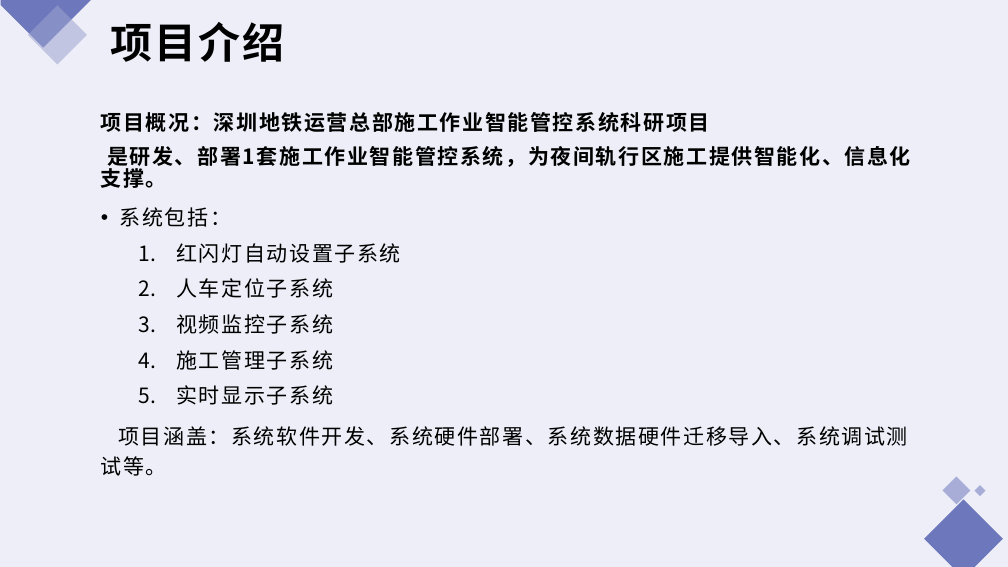
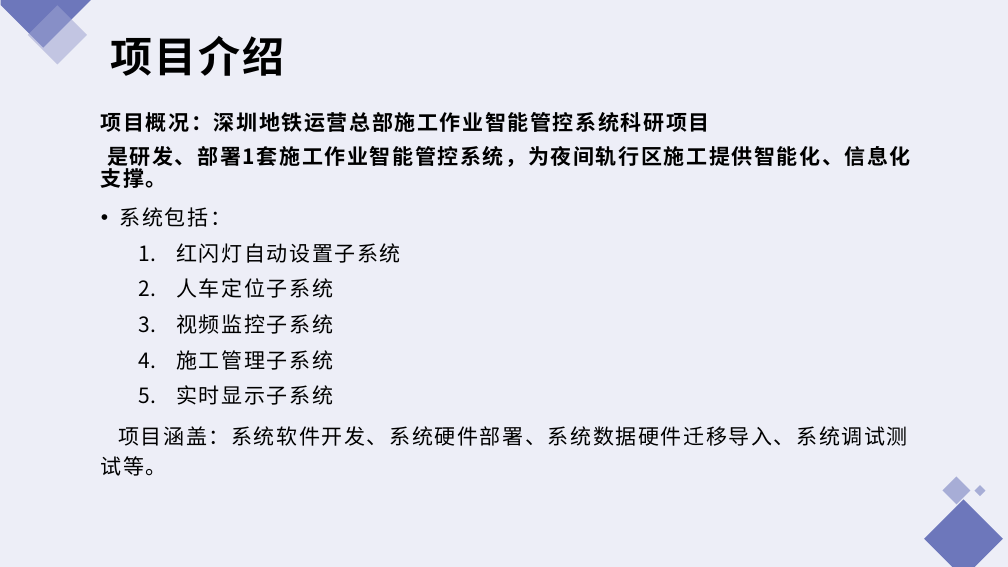
Before and after one commit to hanlibin1981/hlb, a slide deck: slide 3 of 深圳地铁智能施工管控项目总结报告.pptx. Drawn at 1008x567 pixels with LibreOffice and Linux fonts; fonts in the diff are those of the drawing. Boxes give left, top, right and bottom in pixels: in the first picture for what was removed or moved away, otherwise in the second. Text is boxed around its words. In the diff, an @@ line names an element or a change of style, - is before the commit and + after.

```diff
--- a/深圳地铁智能施工管控项目总结报告.pptx
+++ b/深圳地铁智能施工管控项目总结报告.pptx
@@ title "项目介绍" moved from (x1=111, y1=22, x2=285, y2=62) to (x1=111, y1=36, x2=285, y2=76) @@
```
Also in this commit, not shown: 2 other slides changed.
